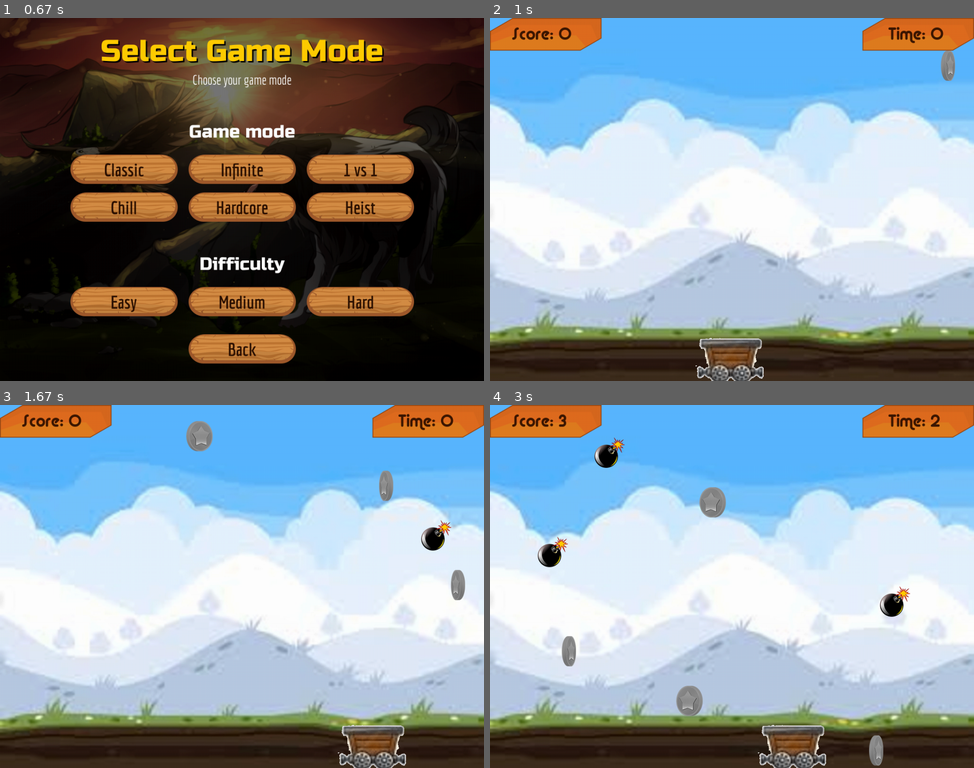
Above: before the commit, frames 1-4 (two rows, left to right).
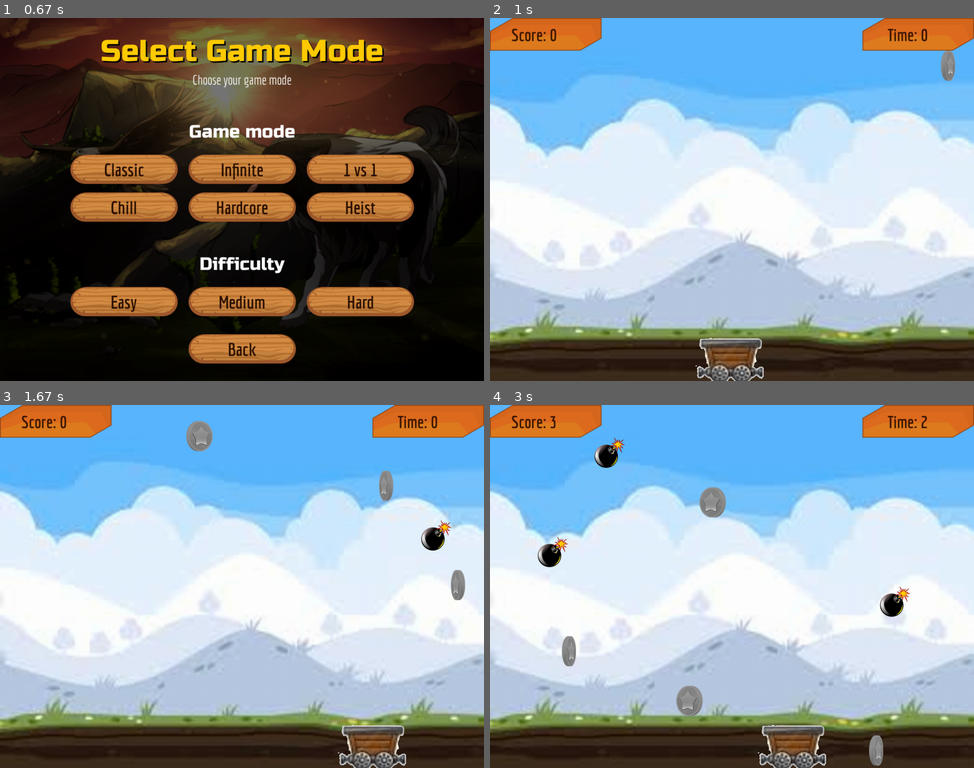
Above: after the commit, the same moments.

Repository: vineetjc/pygame-Coin-Fall-
Game: pygame game, started from main.py
The game is run twice, just before and just after one commit, with the same random seed, the same clock (stepped at 60 frames per second) and the same inputs.
Inputs:
- Up to frame 1 (0.67 s): click "Start" at 0.38 s
- Up to frame 2 (1 s): click "Medium" at 0.72 s
- Up to frame 3 (1.67 s): hold Right 1-1.47 s
- Up to frame 4 (3 s): hold Right 1.83-2.3 s; hold Left 2.33-2.87 s

Frame 1 is identical in both runs. In frame 2, 0.5% of the frame differs, in the area x 4-94%, y 2-7%; in frame 3, 0.5%; in frame 4, 0.5%.

Commit message:
changed score font

Diff:
--- a/src/managers/resources.py
+++ b/src/managers/resources.py
@@ -19,7 +19,7 @@
         self.button_font = pygame.font.Font('res/fonts/Weston Free.otf', 32)
         self.button_font2 = pygame.font.Font('res/fonts/Economica-Bold.ttf', 38)
         self.button_font3 = pygame.font.Font('res/fonts/alba.regular.ttf', 40)
-        self.score_font = pygame.font.Font('res/fonts/alba.regular.ttf', 36)
+        self.score_font = pygame.font.Font('res/fonts/Economica-Bold.ttf', 36)
 
         # set colors R, G, B code
         self.BLACK =                    (0, 0, 0)
